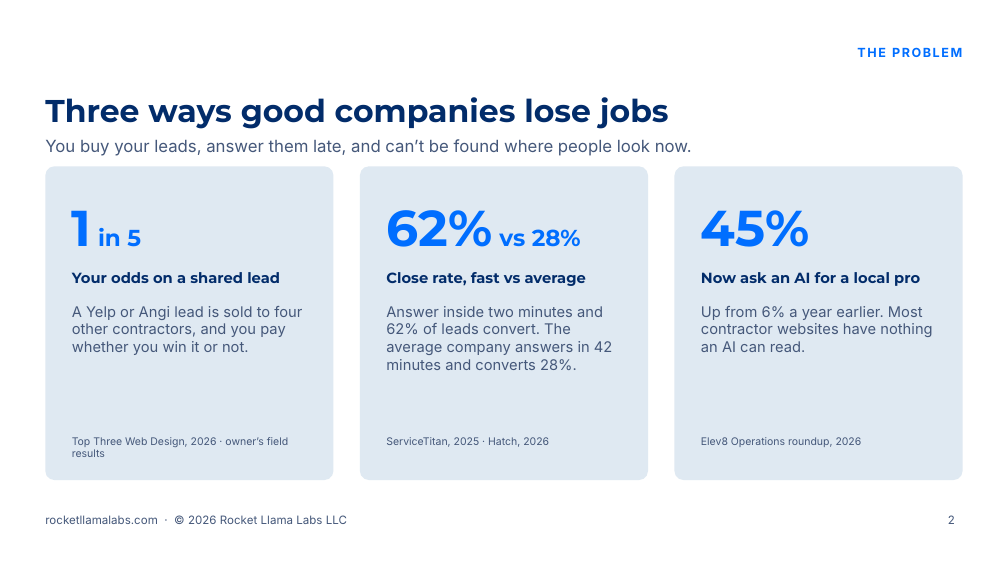
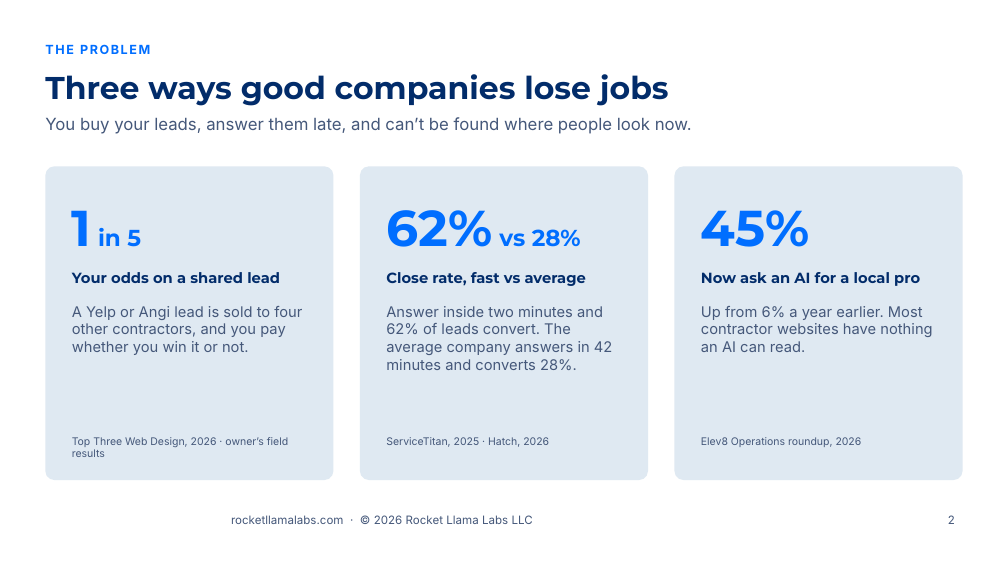
Before and after one commit to RocketLlamaLabs/rocketllama-website, a slide deck: slide 2 of public/slides/v1/rocket-llama-labs-sales-presentation-v1.pptx. Drawn at 1008x567 pixels with LibreOffice and Linux fonts; fonts in the diff are those of the drawing; background and template pictures are left out. Boxes give left, top, right and bottom in pixels: in the first picture for what was removed or moved away, otherwise in the second. Text is boxed around its words. In the diff, an @@ line names an element or a change of style, - is before the commit and + after.

```diff
--- a/public/slides/v1/rocket-llama-labs-sales-presentation-v1.pptx
+++ b/public/slides/v1/rocket-llama-labs-sales-presentation-v1.pptx
@@ text "THE PROBLEM": place and size @@
-text "THE PROBLEM" at (857,47,962,57)
+text "THE PROBLEM" at (45,44,150,54)
@@ text "THE PROBLEM" at (45,44,150,54): alignment right to left @@
@@ title "Three ways good companies lose ...": place and size @@
-title "Three ways good companies lose ..." at (45,97,669,129)
+title "Three ways good companies lose ..." at (45,74,669,106)
@@ text "You buy your leads, answer ...": place and size @@
-text "You buy your leads, answer ..." at (45,139,692,156)
+text "You buy your leads, answer ..." at (45,117,692,134)
@@ text "rocketllamalabs.com · © 2026 Rocket ...": place and size @@
-text "rocketllamalabs.com · © 2026 Rocket ..." at (45,515,347,524)
+text "rocketllamalabs.com · © 2026 Rocket ..." at (231,515,533,524)
```
Also in this commit, not shown: 11 other slides changed, 12 other files.
